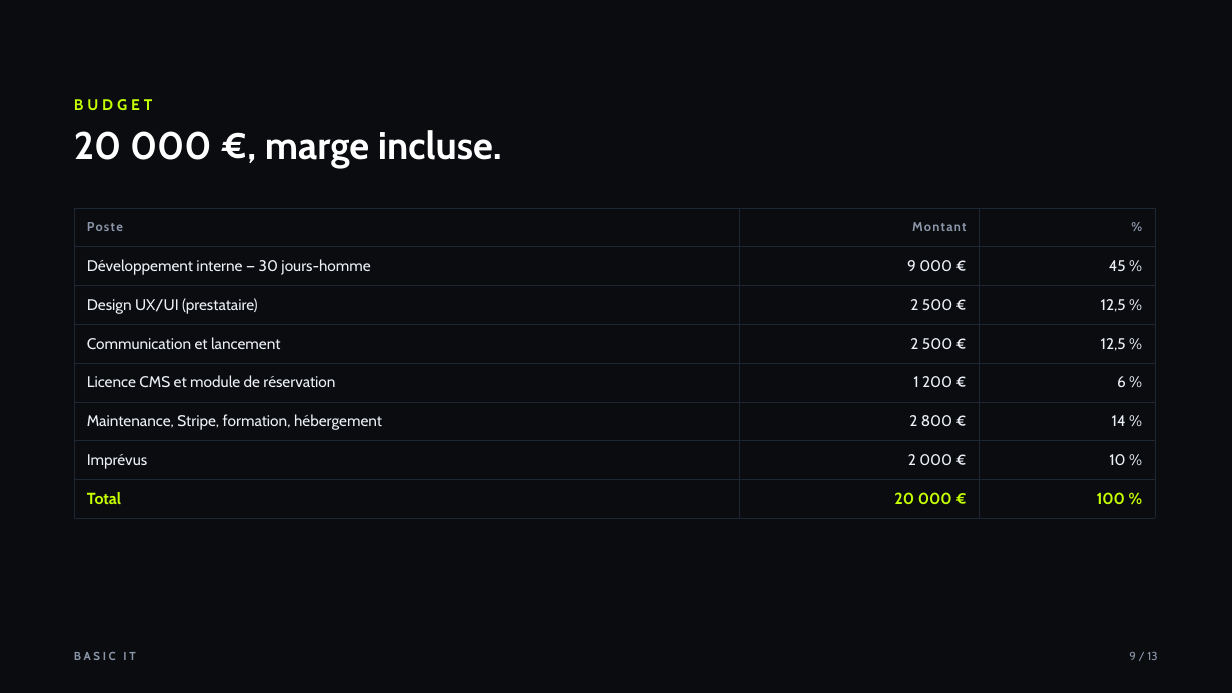
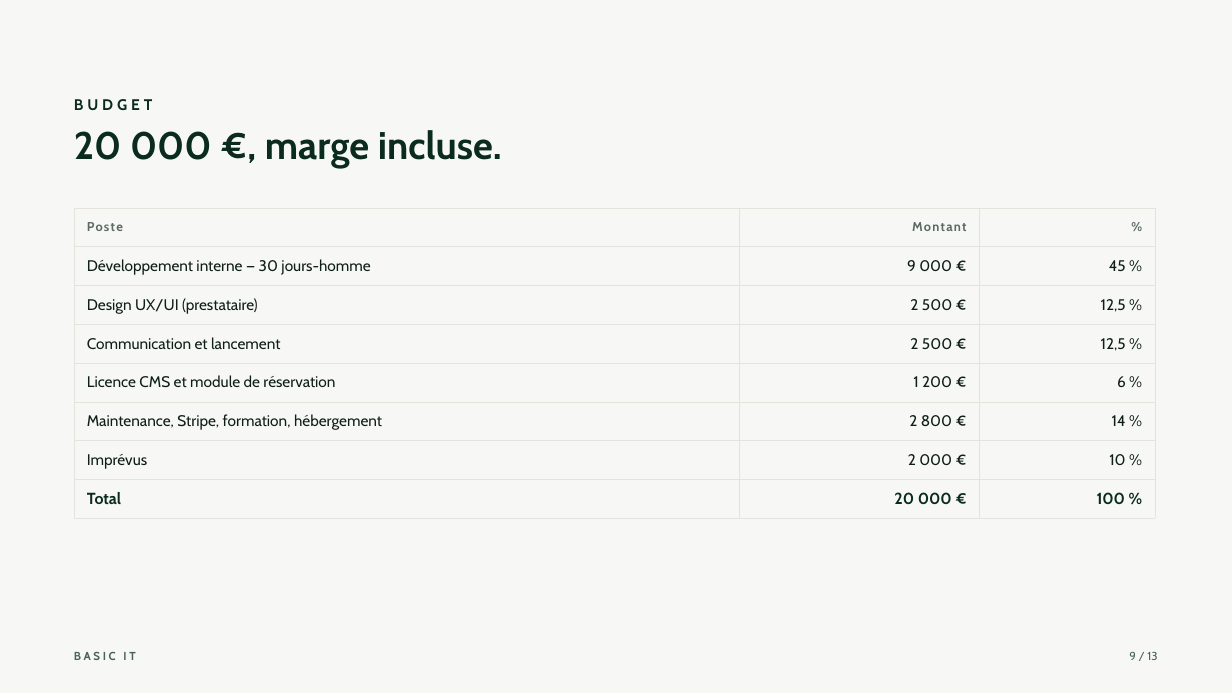
Before and after one commit to LucasDECEBAL/Basic-IT, a slide deck: slide 9 of docs/soutenance/Basic-IT-soutenance.pptx. Drawn at 1232x693 pixels with LibreOffice and Linux fonts; fonts in the diff are those of the drawing. Boxes give left, top, right and bottom in pixels: in the first picture for what was removed or moved away, otherwise in the second. Text is boxed around its words. In the diff, an @@ line names an element or a change of style, - is before the commit and + after.

Commit message:
style: palette du site (ecru, foret, sauge) sur le deck et le pptx

```diff
--- a/docs/soutenance/Basic-IT-soutenance.pptx
+++ b/docs/soutenance/Basic-IT-soutenance.pptx
@@ background #0A0C10 to #F7F8F5 @@
@@ text "BUDGET" at (74, 99, 152, 110): text colour #C6FF00 to #0B2B20 @@
@@ text "20 000 €, marge incluse." at (74, 130, 502, 169): text colour #FFFFFF to #0B2B20 @@
@@ table at (74, 208, 1155, 508) @@
@@ text colour #8B96A8 to #5B6A62 in "Poste", "Montant", "%" @@
@@ text colour #EDF1F7 to #0F1F18 in "Développement interne — 30 jours-homme", "9 000 €", "45 %", "Design UX/UI (prestataire)" and 14 more places @@
@@ text colour #C6FF00 to #0B2B20 in "Total", "20 000 €", "100 %" @@
@@ borders changed @@
@@ text "BASIC IT" at (74, 652, 135, 660): text colour #8B96A8 to #4A6357 @@
@@ text "9 / 13" at (1129, 652, 1157, 660): text colour #8B96A8 to #4A6357 @@
```
Also in this commit, not shown: 12 other slides changed, 16 other files.
